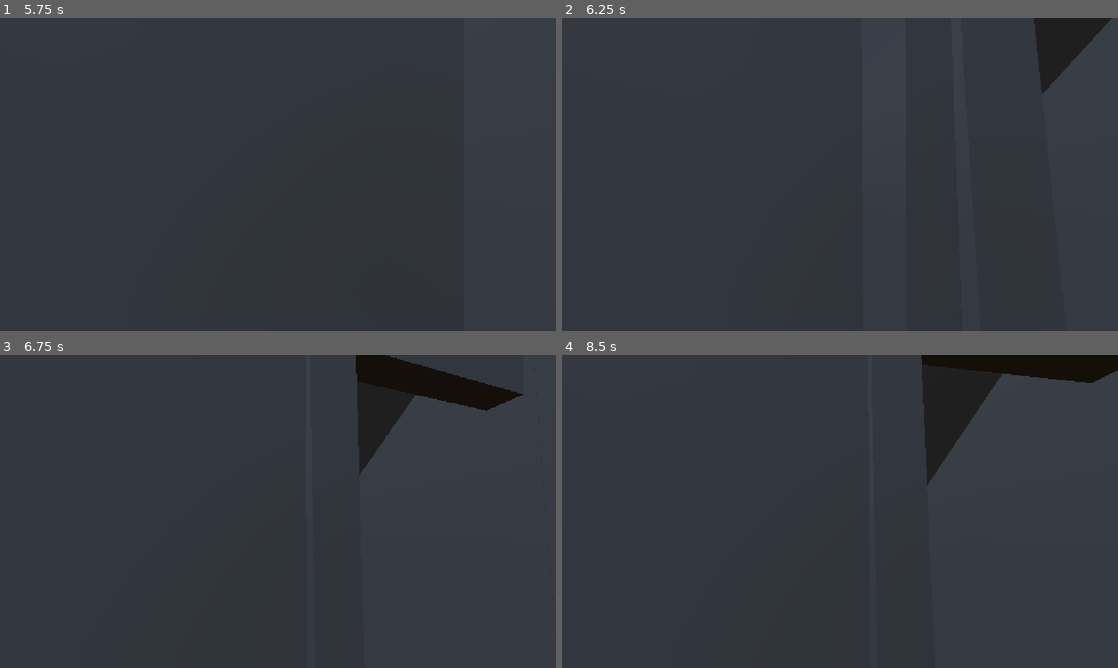
Above: before the commit, frames 1-4 (two rows, left to right).
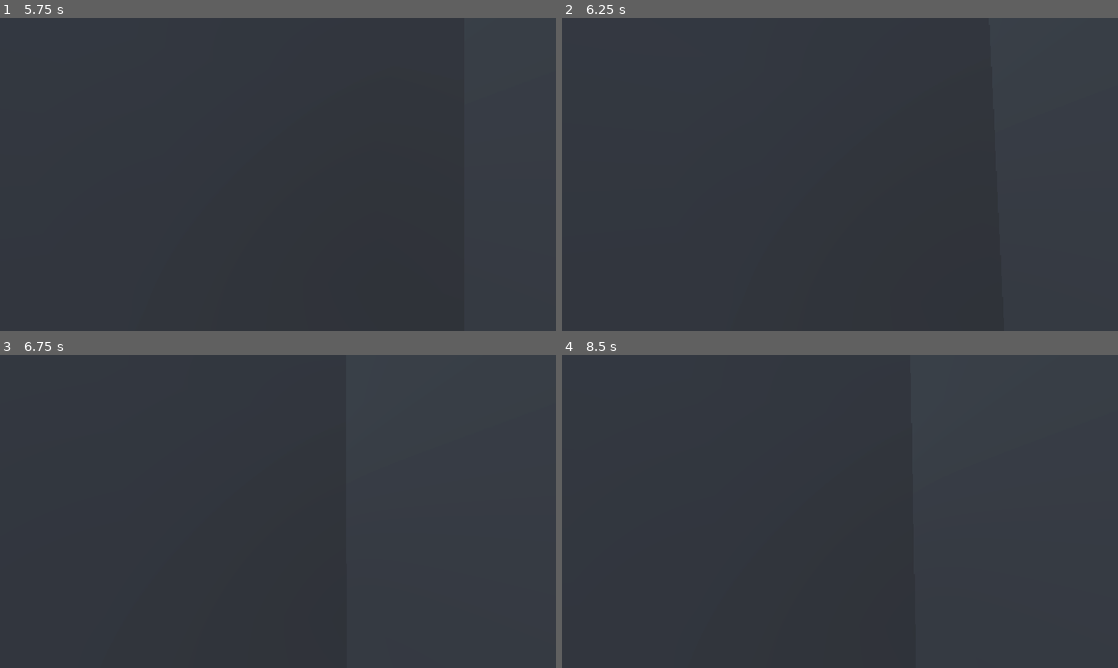
Above: after the commit, the same moments.

Repository: jh4smine/Nyctophobia
Game: Godot game, scene res://levels/main_house.tscn
Two runs of this game, one before a commit and one after it. Both use one fixed random seed, a clock stepped at 60 frames per second and the inputs below.
Inputs (mouse positions are in pixels of both pictures, inside the frame that each line leads up to):
- Up to frame 1 (5.75 s): tap Enter at 0.5, 3.5, 5 s; move the mouse to (305, 174) at 0.52 s; hold Shift (sprint) 0.53-1.28 s; hold W (up) from 0.53 s (still down); move the mouse to (250, 174) at 1.27 s; tap Shift (sprint) at 1.35, 2.85, 4.35 s; move the mouse to (289, 168) at 2.02 s; hold Shift (sprint) 2.03-2.78 s; tap Space at 2.75, 4.25 s; move the mouse to (272, 180) at 2.77 s; move the mouse to (316, 177) at 3.52 s; hold Shift (sprint) 3.53-4.28 s; move the mouse to (233, 171) at 4.27 s; move the mouse to (283, 174) at 5.02 s; hold Shift (sprint) from 5.03 s (still down)
- Up to frame 2 (6.25 s): tap Space at 5.75 s; move the mouse to (817, 168) at 5.77 s; release W (up) at 5.78 s; release Shift (sprint) at 5.78 s; hold D (right) from 5.78 s (still down); tap Shift (sprint) at 5.85 s
- Up to frame 3 (6.75 s): move the mouse to (305, 511) at 6.52 s; release D (right) at 6.53 s; hold W (up) from 6.53 s (still down); hold Shift (sprint) from 6.53 s (still down)
- Up to frame 4 (8.5 s): keep holding W (up); move the mouse to (812, 511) at 7.27 s; release Shift (sprint) at 7.28 s; tap Shift (sprint) at 7.35 s; move the mouse to (851, 505) at 8.02 s; hold Shift (sprint) from 8.03 s (still down)

Frame 1 is identical in both runs. In frame 2, 1.7% of the frame differs, in the area x 84-99%, y 0-25%; in frame 3, 4.1%; in frame 4, 5.0%, in the area x 64-100%, y 0-42%.

Commit message:
Add blender source directory and Rooms.blend

Diff:
--- a/levels/main_house.tscn
+++ b/levels/main_house.tscn
@@ -1,7 +1,7 @@
 [gd_scene format=3 uid="uid://nkdvg1o42d81"]
 
 [ext_resource type="PackedScene" uid="uid://drte3kvod7v55" path="res://levels/room_2.tscn" id="1_d2pa4"]
-[ext_resource type="Script" uid="uid://nbtp0gtardcu" path="res://levels/player.gd" id="1_qm5cn"]
+[ext_resource type="Script" uid="uid://nbtp0gtardcu" path="res://player/player.gd" id="1_qm5cn"]
 [ext_resource type="PackedScene" uid="uid://dt6xn86ixgpp2" path="res://levels/room_3.tscn" id="2_mj00m"]
 [ext_resource type="PackedScene" uid="uid://dgmh1nofspug2" path="res://levels/room_4.tscn" id="3_japt6"]
 [ext_resource type="PackedScene" uid="uid://dqd3outtib4h2" path="res://scenes/grass.tscn" id="5_10hv1"]
@@ -63,10 +63,12 @@
 
 [node name="CSGBox3D" type="CSGBox3D" parent="LivingRoom/Walls" unique_id=361522835]
 transform = Transform3D(1, 0, 0, 0, 1, 0, 0, 0, 1, 1.3994336, 0.2961626, 11.855238)
+use_collision = true
 size = Vector3(0.25341797, 5, 1.8049316)
 
 [node name="CSGBox3D6" type="CSGBox3D" parent="LivingRoom/Walls" unique_id=698631784]
 transform = Transform3D(1, 0, 0, 0, 1, 0, 0, 0, 1, 1.3994336, 0.2961626, -0.9021917)
+use_collision = true
 size = Vector3(0.25341797, 5, 0.8013916)
 
 [node name="CSGBox3D8" type="CSGBox3D" parent="LivingRoom/Walls" unique_id=952068218]
@@ -75,6 +77,7 @@
 
 [node name="CSGBox3D7" type="CSGBox3D" parent="LivingRoom/Walls" unique_id=757786531]
 transform = Transform3D(1, 0, 0, 0, 1, 0, 0, 0, 1, 1.3994336, 0.2961626, 8.933352)
+use_collision = true
 size = Vector3(0.25341797, 5, 0.8013916)
 
 [node name="CSGBox3D9" type="CSGBox3D" parent="LivingRoom/Walls" unique_id=1687733959]
@@ -94,6 +97,7 @@
 
 [node name="CSGBox3D2" type="CSGBox3D" parent="LivingRoom/Walls" unique_id=1886830827]
 transform = Transform3D(0.9999385, 0, -0.01108965, 0, 1, 0, 0.01108965, 0, 0.9999385, 1.5534158, 0.2961626, -3.8202524)
+use_collision = true
 size = Vector3(0.56140137, 5, 2.102478)
 
 [node name="CSGBox3D4" type="CSGBox3D" parent="LivingRoom/Walls" unique_id=1478922099]
@@ -227,3 +231,4 @@
 
 [node name="Grass" parent="Exterior" unique_id=887796223 instance=ExtResource("5_10hv1")]
 transform = Transform3D(1, 0, 0, 0, 1, 0, 0, 0, 1, -20.453257, -2.3863645, 2.8010187)
+visible = false
Renamed: levels/player.gd -> player/player.gd
Renamed: levels/player.gd.uid -> player/player.gd.uid
Not shown, added: blender/Rooms.blend
